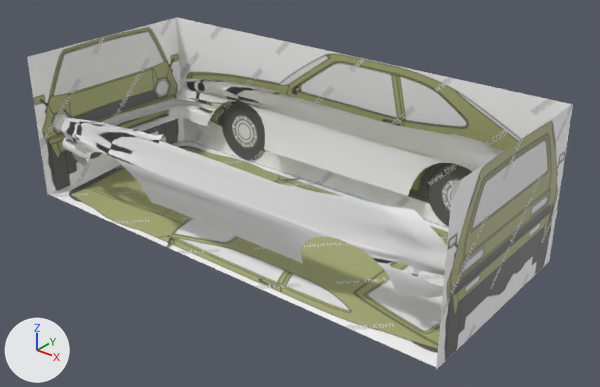
A saved change to the Blender file 2019_2020/space_force_trailer/assets/jsflycar/new and improved pinto.blend.
Rendered twice from a 50 mm camera at (8.46, -9.99, 5.61) aimed at (0.47, 0.0, -0.59). The lights are fixed; the arrows at lower left show +X, +Y and +Z.

Before the edit, the objects in view are built like this:
```python
ob_back_view = bpy.data.objects.new('back view', me_1971_ford_pinto_004)
ob_back_view.location = (4.26, -0.02, 0.0)
ob_back_view.rotation_euler = (1.571, 0.0, 1.571)  # degrees (90, 0, 90)
ob_back_view.scale = (10.9, 10.9, 10.9)
ob_front_view = bpy.data.objects.new('front view', me_1971_ford_pinto_003)
ob_front_view.location = (-4.26, 0.0, -0.01)
ob_front_view.rotation_euler = (1.571, 0.0, 1.571)  # degrees (90, 0, 90)
ob_front_view.scale = (10.9, 10.9, 10.9)
ob_plane = bpy.data.objects.new('Plane', me_plane)
ob_plane.location = (0.0, 0.0, 0.0)
ob_plane.rotation_euler = (1.571, 0.0, 0.0)  # degrees (90, 0, 0)
ob_plane.scale = (1.0, 1.0, 0.991)
ob_side_view = bpy.data.objects.new('side view', me_1971_ford_pinto_002)
ob_side_view.location = (0.0, 1.81, 0.0)
ob_side_view.rotation_euler = (1.571, 0.0, 0.0)  # degrees (90, 0, 0)
ob_side_view.scale = (10.9, 10.9, 10.9)
ob_top_view = bpy.data.objects.new('top view', me_1971_ford_pinto_001)
ob_top_view.location = (0.0, 0.0, -1.36)
ob_top_view.scale = (10.9, 10.9, 10.9)
```
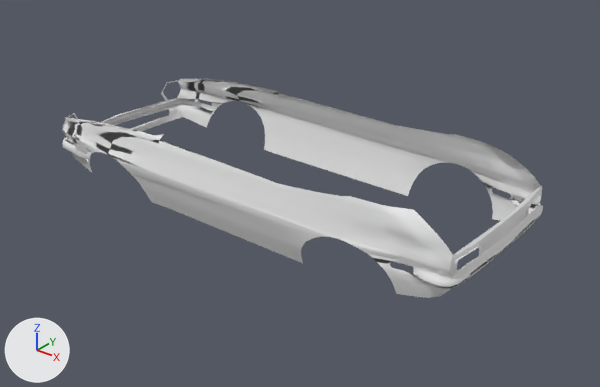
Commit message: front and back update
update

Where the change shows, as pixel boxes [x1, y1, x2, y2] in the pictures (600 x 387 px):
'side view', hidden
    before: [176, 17, 573, 260]
'top view', hidden
    before: [49, 139, 449, 367]
'back view', hidden
    before: [436, 105, 572, 370]
'front view', hidden
    before: [27, 18, 184, 195]

What changed in the scene script:
```text
Change ob_top_view:
    add ob_top_view.hide_set(True)
Change ob_side_view:
    add ob_side_view.hide_set(True)
Change ob_front_view:
    add ob_front_view.hide_set(True)
Change ob_back_view:
    add ob_back_view.hide_set(True)
```
